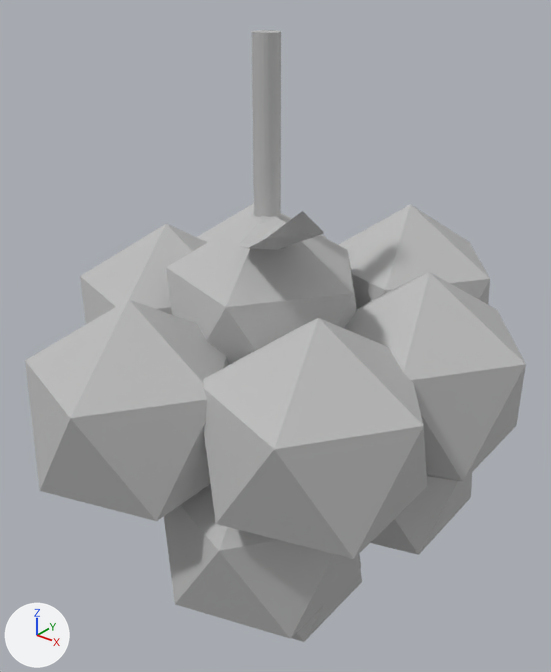
A saved change to the Blender file Blender_Models/Grapes.blend.
One viewpoint serves both versions: a camera (50 mm lens) standing at (0.696, -0.883, 0.986) and looking at (-0.028, 0.023, 0.424). Every picture has the same lights, and +X, +Y and +Z are marked at lower left. The first picture is the older version.
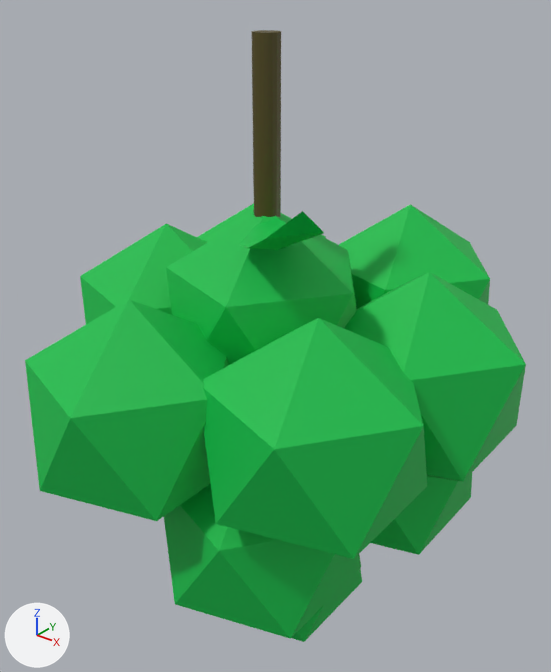
Pixel boxes [x1, y1, x2, y2] of what changed, in the pictures (551 x 672 px):
'Plane', surface changed (grey to green): [25, 203, 526, 642] in both
'Cylinder', surface changed (grey to yellow): [252, 30, 281, 217] in both

Edits to the bpy script that builds the scene:
```text
Add img_fruit_color:
    img_fruit_color = load_image('Fruit_Color', '_unpacked/Fruit_Color', 1024, 1024, 'sRGB')
Add img_stem_color:
    img_stem_color = load_image('Stem_Color', '_unpacked/Stem_Color', 1024, 1024, 'sRGB')
Change mat_material_002:
    remove mat_material_002.base_color = (0.5, 0.5, 0.5)  # grey #bcbcbc
    add mat_material_002.texture = img_stem_color
Change mat_material_003:
    remove mat_material_003.base_color = (0.5, 0.5, 0.5)  # grey #bcbcbc
    add mat_material_003.texture = img_fruit_color
Change mat_material_001:
    remove mat_material_001.base_color = (0.5, 0.5, 0.5)  # grey #bcbcbc
    add mat_material_001.texture = img_fruit_color
```
